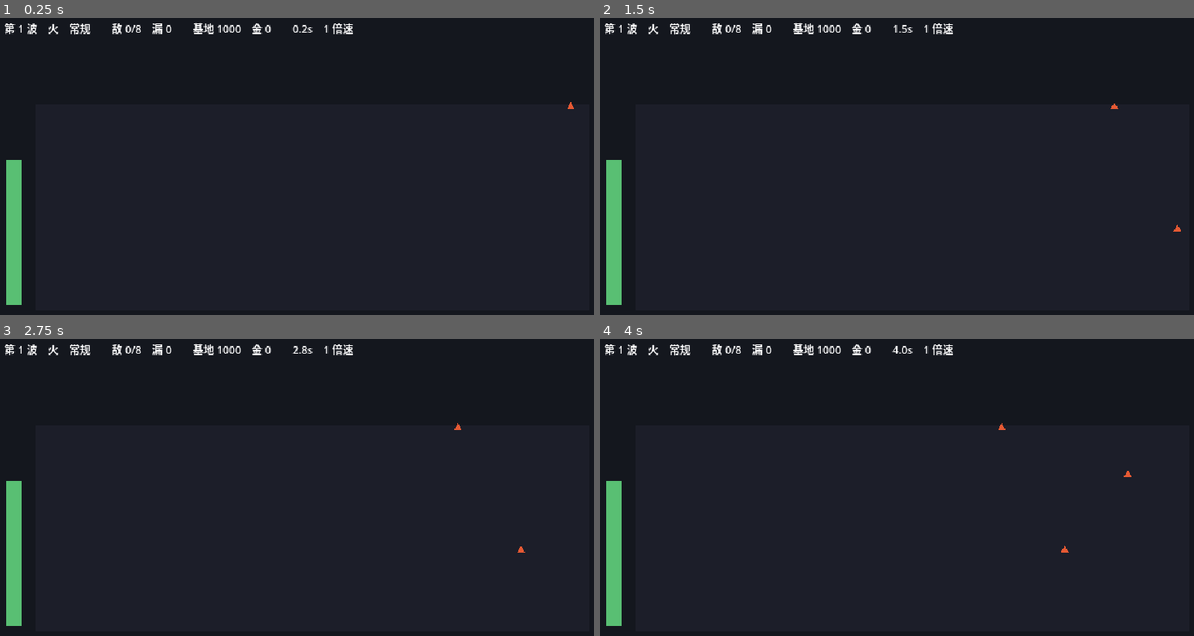
Above: before the commit, frames 1-4 (two rows, left to right).
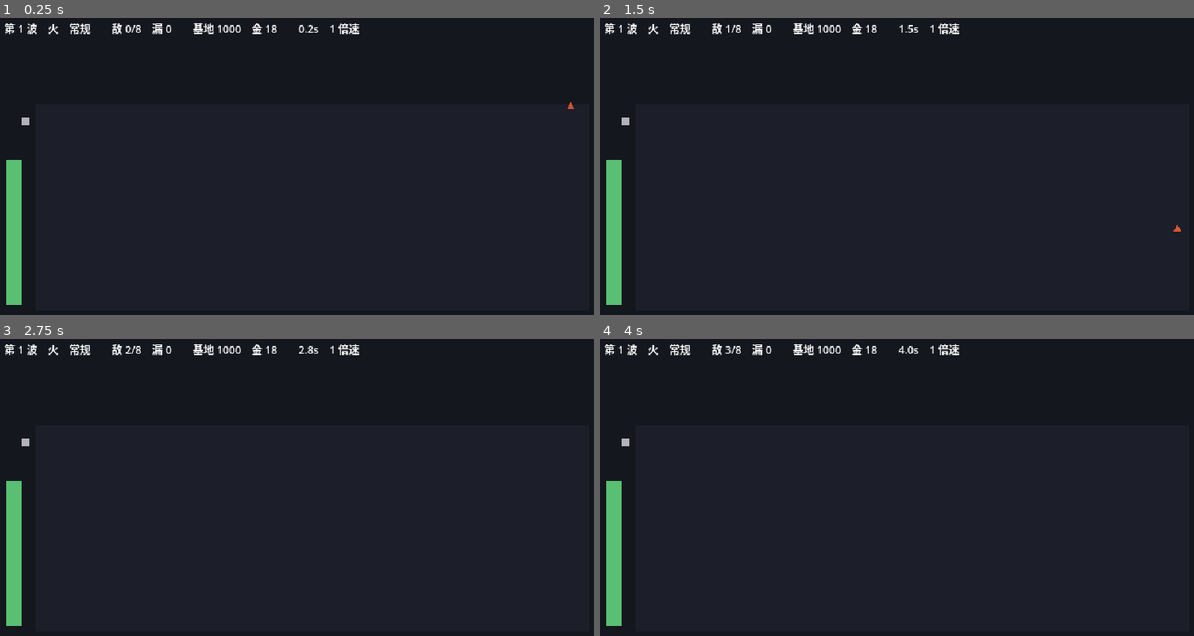
Above: after the commit, the same moments.

Repository: ShinyRuo/PixelBattle
Game: Godot game, scene res://scenes/battle.tscn
Two runs of this game, one before a commit and one after it. Both use one fixed random seed, a clock stepped at 60 frames per second and the inputs below.
Inputs (mouse positions are in pixels of both pictures, inside the frame that each line leads up to):
- Up to frame 1 (0.25 s): no input
- Up to frame 2 (1.5 s): tap Enter (ui_accept) at 0.5, 0.77, 1.25 s; move the mouse to (1039, 172) at 0.52 s; hold Right (ui_right) 0.53-1.25 s; tap Q at 0.6 s; click (1039, 172) at 0.67 s; drag from (784, 208) to (873, 258) at 1.27 s
- Up to frame 3 (2.75 s): tap Enter (ui_accept) at 2 s; move the mouse to (368, 434) at 2.02 s; hold Right (ui_right) from 2.03 s (still down); hold Shift from 2.03 s (still down)
- Up to frame 4 (4 s): release Right (ui_right) at 2.75 s; release Shift at 2.75 s; tap Enter (ui_accept) at 2.75, 3.5, 3.77 s; drag from (873, 579) to (718, 457) at 2.77 s; move the mouse to (1093, 561) at 3.52 s; hold Left (ui_left) from 3.53 s (still down); tap Keypad Enter at 3.6 s

The runs differ from the first frame. In frame 1, 0.3% of the frame differs, in the area x 3-97%, y 1-37%; in frame 2, 0.3%; in frame 3, 0.3%; in frame 4, 0.4%, in the area x 3-90%, y 1-72%.

Commit message:
feat: 补开局金币，修 CLAUDE.md 两处过期内容
## 开局金币 450

策划案原本没有这一项，是 M0 出画面之后才发现的缺口：玩家开局 gold=0、
卡池为空，抽不起任何卡，DPS 为零，第 1 波 8 个怪全漏。这个事实一直
存在于所有 M-1 的结论里，但不看画面根本注意不到。

扫了 0/150/300/450/600/900 六档（400 局/格，均值）：

  开局金币    0    150   300   450   600   900
  均衡      30.5  30.5  30.5  30.6  30.6  30.6
  纯物理    17.3  18.3  19.6  20.1  20.7  21.1

**它是体验修复，不是平衡杠杆** —— 对均衡流派几乎没影响，只对卡池被
饿死的纯物理有帮助。所以可以按手感定，不用担心破坏数值。

取 450（3 抽）的依据：第 1 波 8 个怪 × 120 血 = 960 总血，战斗窗口约
12 秒，清完需要约 80 DPS，一张 R 卡就有 100。1–2 张足够过第 1 波，
第 3 张留余量；又不足以同时买下金币科技（120），开局第一个决策
因此是真的取舍。验证：第 1 波 6/8 击杀、0 漏怪、基地满血。

新增 PBRunSim.new_state()，批量模拟和画面共用同一个开局条件 ——
两边不一致会表现为「批量校出来的波次和实际玩到的对不上」且不报错。

## CLAUDE.md 两处过期

它每次会话都进上下文，错的代价最大：

- 自检契约还写着「四个阶段」，实际是五个（漏了 core 纯度）。
  顺带写清阶段 5 的 FailPatterns 是防「测试静默消失」的
- 当前进度还写着「下一步不是 M0」，而 M0-a/M0-b 已经做完了

Diff:
--- a/src/core/sim/run_sim.gd
+++ b/src/core/sim/run_sim.gd
@@ -23,8 +23,7 @@
 ## 跑一局。[param run_seed] 决定三条 RNG 流，同一个种子必然跑出同一个结果。
 static func run(cfg: PBSimConfig, strategy: PBStrategy, run_seed: int) -> PBRunResult:
 	var rng := PBRngStreams.new(run_seed)
-	var state := PBRunState.new()
-	state.base_hp = cfg.base_hp
+	var state := new_state(cfg)
 
 	var result := PBRunResult.new()
 	result.strategy_id = strategy.id
@@ -44,6 +43,15 @@
 	result.hit_wave_cap = state.base_hp > 0.0
 	_snapshot(state, result)
 	return result
+
+
+## 造一个开局状态。批量模拟和游戏画面都走这里，免得两边的开局条件不一致 ——
+## 那种不一致会表现为「批量校出来的波次和实际玩到的对不上」，且不报任何错。
+static func new_state(cfg: PBSimConfig) -> PBRunState:
+	var state := PBRunState.new()
+	state.base_hp = cfg.base_hp
+	state.gold = cfg.starting_gold
+	return state
 
 
 ## 准备一波：生成敌人、让玩家花钱、选上场名单、决定接不接任务、算出有效 DPS。
--- a/src/core/sim/sim_config.gd
+++ b/src/core/sim/sim_config.gd
@@ -208,6 +208,18 @@
 ## 固定价格意味着后期抽卡近乎免费，配合概率跃升形成「30 波后爆种」的体感。
 var gacha_cost: int = 150
 
+## 开局给多少金币。
+##
+## **策划案原本没有这一项，是 M0 出画面之后才发现的缺口。**
+## 取 0 的话玩家开局一张卡都没有、DPS 为零，第 1 波必定全漏 ——
+## 这个事实一直存在于所有 M-1 的结论里，但不看画面根本注意不到。
+##
+## 定 450（3 抽）的依据：第 1 波是 8 个怪 × 120 血 = 960 总血，
+## 战斗窗口约 12 秒，要清完需要约 80 DPS，而一张 R 卡就有 100。
+## 所以 1–2 张卡足够过第 1 波，第 3 张留出余量；
+## 又不足以同时买下金币科技（120），开局第一个决策因此是真的取舍。
+var starting_gold: int = 450
+
 ## 保底：连续这么多抽没出 SSR 及以上，下一抽必出。
 var gacha_pity: int = 20
 
--- a/src/tools/batch_sim.gd
+++ b/src/tools/batch_sim.gd
@@ -42,6 +42,9 @@
 
 ## 批量模拟走逐 tick 战斗模型而不是解析式。用来测两者的结果差异与耗时代价。
 var _tick_battle: bool = false
+
+## 开局金币覆盖值。-1 表示用 [PBSimConfig] 的默认值。
+var _starting_gold: int = -1
 
 
 func _initialize() -> void:
@@ -79,6 +82,8 @@
 	if _march_seconds > 0.0:
 		cfg.march_seconds = _march_seconds
 	cfg.use_tick_battle = _tick_battle
+	if _starting_gold >= 0:
+		cfg.starting_gold = _starting_gold
 	var out: Array[PBRunResult] = []
 	for i: int in _runs:
 		# 同一个 i 在所有格子上用同一个种子：不同流派面对**同一串**波型与抽卡运气，
@@ -290,6 +295,8 @@
 				_seed_base = value.to_int()
 			"--rarity-slope":
 				_rarity_slope = maxf(value.to_float(), 0.0)
+			"--starting-gold":
+				_starting_gold = maxi(value.to_int(), 0)
 			"--spawn-window":
 				_spawn_window = maxf(value.to_float(), 0.0)
 			"--march":
--- a/src/view/battle_view.gd
+++ b/src/view/battle_view.gd
@@ -87,8 +87,7 @@
 	_frames_per_tick = maxi(Engine.physics_ticks_per_second / _cfg.tick_rate, 1)
 
 	_rng = PBRngStreams.new(_resolve_seed())
-	_state = PBRunState.new()
-	_state.base_hp = _cfg.base_hp
+	_state = PBRunSim.new_state(_cfg)
 	_strategy = PBStratBalanced.new()
 
 	_build_deployed_nodes()
@@ -171,8 +170,7 @@
 	_run_over = false
 	_paused = false
 	_gap_frames = 0
-	_state = PBRunState.new()
-	_state.base_hp = _cfg.base_hp
+	_state = PBRunSim.new_state(_cfg)
 	_strategy = PBStratBalanced.new()
 	_rng = PBRngStreams.new(_resolve_seed())
 	_start_wave()
Not shown, changed: CLAUDE.md
